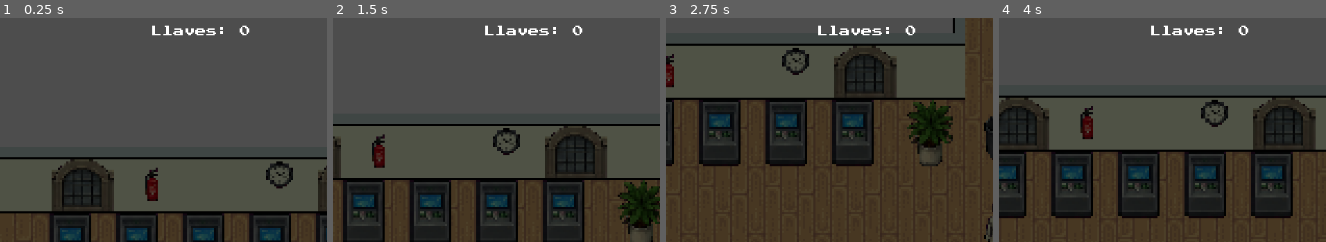
Above: before the commit, frames 1-4 (left to right).
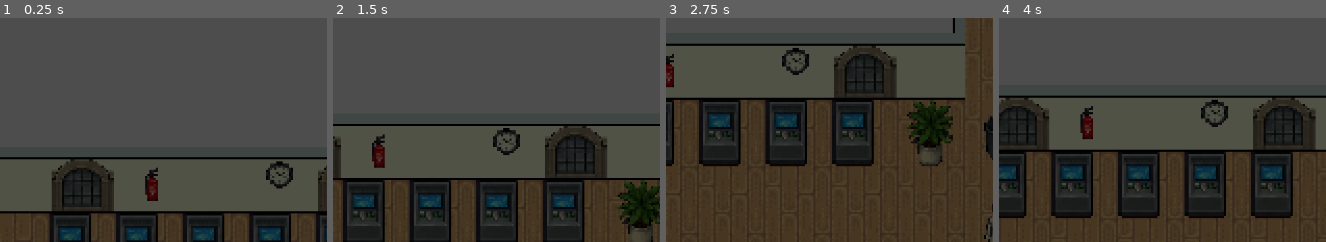
Above: after the commit, the same moments.

Repository: bfflucas/The-Hidden-Thief
Game: Godot game, scene res://escenas/niveles/nivel_banco.tscn
Same seed, same stepped clock (60 frames per second), same inputs: the game is played once before the commit and once after it. This scene is started directly instead of the project's main scene.
Inputs (mouse positions are % of the whole screen's width and height, from its top left):
- Up to frame 1 (0.25 s): no input
- Up to frame 2 (1.5 s): tap Enter at 0.5 s; move the mouse to (66, 45) at 0.52 s; hold D (move_right) 0.53-1.28 s; hold E (interact) 0.53-1.28 s; move the mouse to (14, 55) at 1.27 s; hold S (move_down) from 1.28 s (still down); tap Shift (run) at 1.35 s
- Up to frame 3 (2.75 s): move the mouse to (51, 28) at 2.02 s; release S (move_down) at 2.03 s; hold D (move_right) from 2.03 s (still down); hold Space (stealth) from 2.03 s (still down)
- Up to frame 4 (4 s): move the mouse to (33, 70) at 2.77 s; release D (move_right) at 2.78 s; release Space (stealth) at 2.78 s; hold W (move_up) 2.78-3.53 s; tap E (interact) at 2.85 s; tap Space (stealth) at 3.5 s; move the mouse to (76, 65) at 3.52 s; hold A (move_left) from 3.53 s (still down); hold Shift (run) from 3.53 s (still down)
The pictures show only the part of the screen within x 50-100%, y 0-50%; the shares and areas given below are measured in that part.

The runs differ from the first frame. In frame 1, 0.6% of the frame differs, in the area x 46-77%, y 3-9%; in frame 2, 0.6%; in frame 3, 0.6%; in frame 4, 0.6%.

Commit message:
corrijo puntos de patrulla en nivel del Banco

Diff:
--- a/tp-final-pv-3/escenas/niveles/nivel_banco.tscn
+++ b/tp-final-pv-3/escenas/niveles/nivel_banco.tscn
@@ -364,7 +364,7 @@
 [node name="PuntosPatrulla" type="Node" parent="." unique_id=1890941404]
 
 [node name="Marker2D" type="Marker2D" parent="PuntosPatrulla" unique_id=1936961534]
-position = Vector2(-46, 668)
+position = Vector2(-65, 591)
 
 [node name="Marker2D2" type="Marker2D" parent="PuntosPatrulla" unique_id=1570425213]
 position = Vector2(-106, 130)
@@ -382,10 +382,10 @@
 position = Vector2(603, -1051)
 
 [node name="Marker2D9" type="Marker2D" parent="PuntosPatrulla" unique_id=1029734799]
-position = Vector2(726, -705)
+position = Vector2(826, -732)
 
 [node name="Marker2D10" type="Marker2D" parent="PuntosPatrulla" unique_id=1952749888]
-position = Vector2(191, -668)
+position = Vector2(300, -679)
 
 [node name="Guardias" type="Node" parent="." unique_id=1084409889]
 
@@ -462,3 +462,4 @@
 navigation_polygon = SubResource("NavigationPolygon_73ics")
 
 [node name="HUD" parent="." unique_id=1147795074 instance=ExtResource("11_4qb26")]
+visible = false
